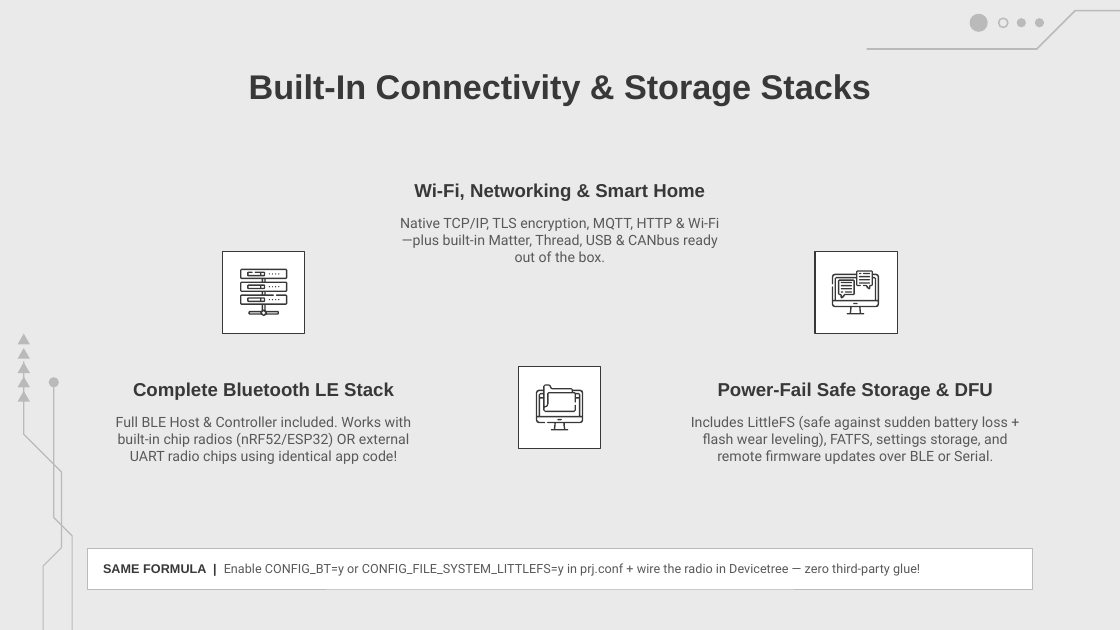
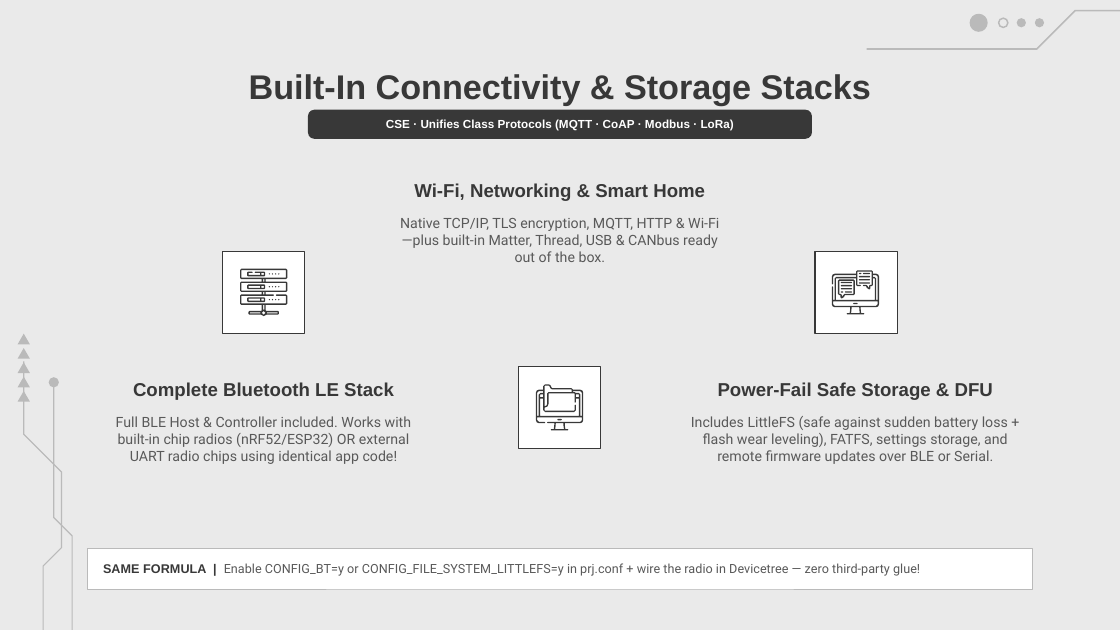
Before and after one commit to amrsaeedcse/zephyr-vs-freertos-presentation, a slide deck: slide 28 of Zephyr_RTOS_vs_FreeRTOS.pptx. Drawn at 1120x630 pixels with LibreOffice and Linux fonts; fonts in the diff are those of the drawing; background and template pictures are left out. Boxes give left, top, right and bottom in pixels: in the first picture for what was removed or moved away, otherwise in the second. Text is boxed around its words. In the diff, an @@ line names an element or a change of style, - is before the commit and + after.

```diff
--- a/Zephyr_RTOS_vs_FreeRTOS.pptx
+++ b/Zephyr_RTOS_vs_FreeRTOS.pptx
@@ rounded rectangle added at [308,110,812,139], fill #383838, 7.5 pt, text #FFFFFF, bold @@
+CSE · Unifies Class Protocols (MQTT · CoAP · Modbus · LoRa)
```
Also in this commit, not shown: 11 other slides changed, 4 other files.
